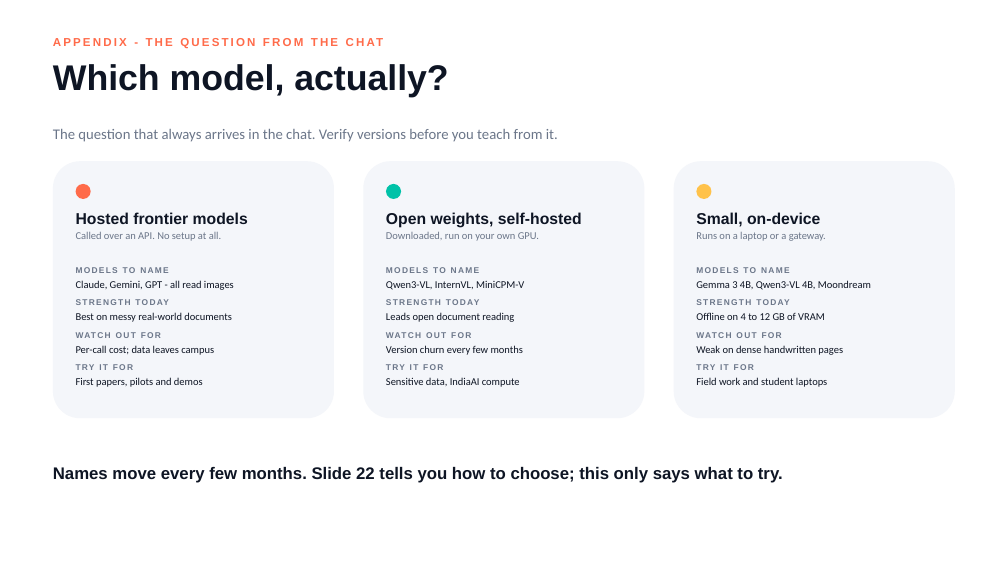
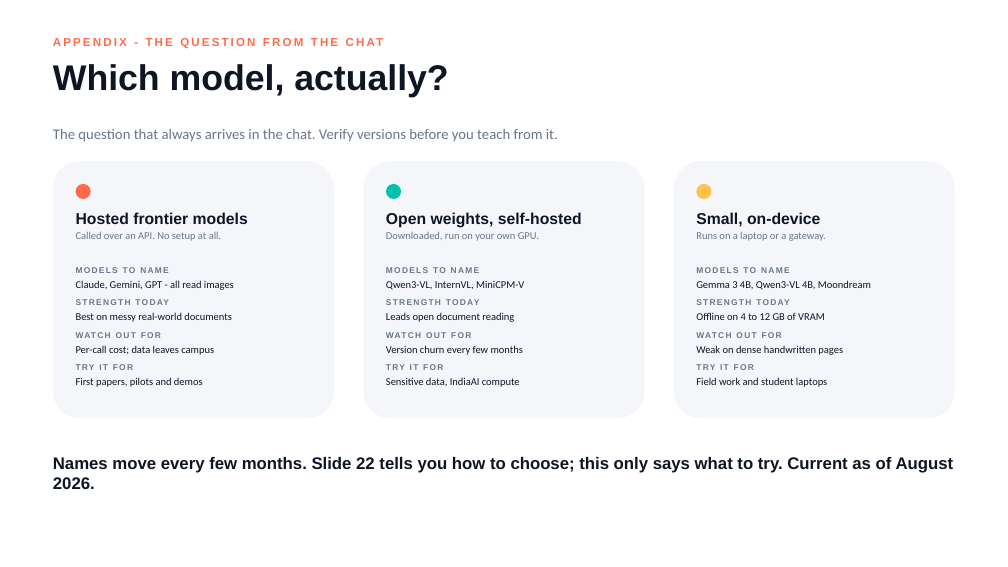
Before and after one commit to lksmangai/DeepLearning, a slide deck: slide 36 of Multimodal-AI-ATAL-FDP-Deck.pptx. Drawn at 1008x567 pixels with LibreOffice and Linux fonts; fonts in the diff are those of the drawing. Boxes give left, top, right and bottom in pixels: in the first picture for what was removed or moved away, otherwise in the second. Text is boxed around its words. In the diff, an @@ line names an element or a change of style, - is before the commit and + after.

```diff
--- a/Multimodal-AI-ATAL-FDP-Deck.pptx
+++ b/Multimodal-AI-ATAL-FDP-Deck.pptx
@@ text at [53, 457, 954, 489]: text changed @@
-Names move every few months. Slide 22 tells you how to choose; this only says what to try.
+Names move every few months. Slide 22 tells you how to choose; this only says what to try. Current as of August 2026.
```
Also in this commit, not shown: 7 other slides changed, 1 slide added, 1 other file.
